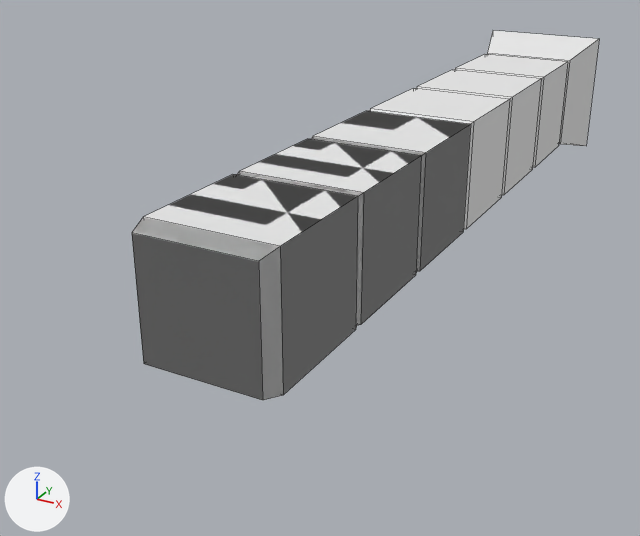
A saved change to the OBJ model mccore/src/main/resources/assets/ivv/objmodels/parts/cattail.obj.
The view is the same before and after, from a camera (50 mm lens) standing at (0.559, -2.102, 0.457) and looking at (-0.129, -0.85, -0.168). Arrows for +X, +Y and +Z are at lower left; the lights stay in place. Mesh edges are drawn as thin lines. Where no turn or scale is listed for an object, it has been applied to the vertices.

Objects in the first picture: 'tailbase', 'tailsegment1', 'tailsegment2', 'tailsegment3', 'tailsegment4alt', 'tailsegment5alt', 'tailsegment6'.
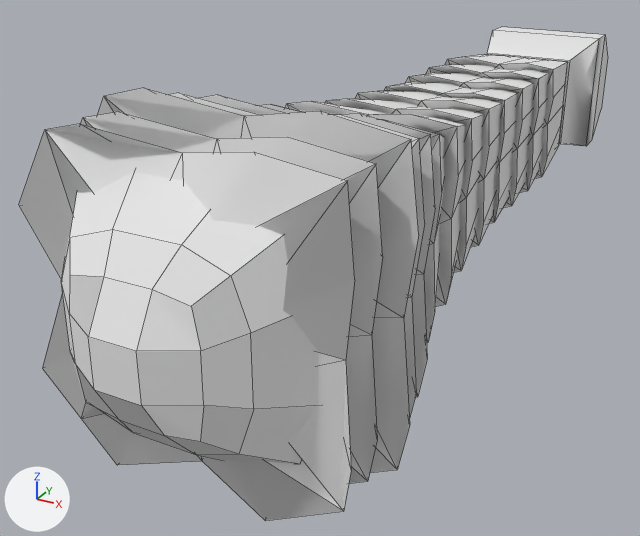
Diff of the bpy script that builds the scene:
```diff
--- a/mccore/src/main/resources/assets/ivv/objmodels/parts/cattail.obj.py
+++ b/mccore/src/main/resources/assets/ivv/objmodels/parts/cattail.obj.py
@@ me_tailbase @@
-me_tailbase.from_pydata(...)  # 8 vertices, 6 faces; spans x -0.125..0.125, y -0.125..0.0, z -0.125..0.125
+me_tailbase.from_pydata(...)  # 16 vertices, 15 faces; spans x -0.125..0.125, y -0.125..0.125, z -0.125..0.125
+# me_tailbase part 1
+# 8 vertices are added at x -0.125..0.125, y 0.062..0.125, z -0.125..0.125
+# 9 new faces join them
 me_tailbase.materials.append(mat_m_c53f9134_7edc_ba3c_8d20_3ee005933368)
@@ me_tailsegment4alt @@
-me_tailsegment4alt.from_pydata(...)  # 16 vertices, 14 faces; spans x -0.094..0.094, y -0.969..-0.719, z -0.094..0.094
+me_tailsegment4alt.from_pydata(...)  # 146 vertices, 152 faces; spans x -0.172..0.172, y -1.07..-0.719, z -0.172..0.172
+# me_tailsegment4alt part 2: a new loose piece of 69 vertices spanning x -0.172..0.172, y -1.07..-0.82, z -0.172..0.172, in mat_m_c53f9134_7edc_ba3c_8d20_3ee005933368 (white #e7e7e7)
+# me_tailsegment4alt part 3: 61 vertices added at x -0.156..0.156, y -0.969..-0.719, z -0.156..0.156
 me_tailsegment4alt.materials.append(mat_m_c53f9134_7edc_ba3c_8d20_3ee005933368)
@@ me_tailsegment5alt @@
-me_tailsegment5alt.from_pydata(...)  # 16 vertices, 14 faces; spans x -0.094..0.094, y -1.172..-0.922, z -0.094..0.094
+me_tailsegment5alt.from_pydata(...)  # 215 vertices, 221 faces; spans x -0.234..0.234, y -1.297..-0.922, z -0.234..0.234
+# me_tailsegment5alt part 4: a new loose piece of 69 vertices spanning x -0.219..0.219, y -1.258..-1.023, z -0.219..0.219, in mat_m_c53f9134_7edc_ba3c_8d20_3ee005933368 (white #e7e7e7)
+# me_tailsegment5alt part 5: a new loose piece of 69 vertices spanning x -0.234..0.234, y -1.297..-1.047, z -0.234..0.234, in mat_m_c53f9134_7edc_ba3c_8d20_3ee005933368 (white #e7e7e7)
+# me_tailsegment5alt part 6: 61 vertices added at x -0.203..0.203, y -1.172..-0.922, z -0.203..0.203
 me_tailsegment5alt.materials.append(mat_m_c53f9134_7edc_ba3c_8d20_3ee005933368)
@@ me_tailsegment6alt @@
-me_tailsegment6alt.from_pydata(...)  # 16 vertices, 14 faces; spans x -0.094..0.094, y -1.375..-1.125, z -0.094..0.094
+me_tailsegment6alt.from_pydata(...)  # 186 vertices, 185 faces; spans x -0.219..0.219, y -1.516..-1.125, z -0.219..0.219
+# me_tailsegment6alt part 7: a new loose piece of 69 vertices spanning x -0.219..0.219, y -1.43..-1.227, z -0.219..0.219, in mat_m_c53f9134_7edc_ba3c_8d20_3ee005933368 (white #e7e7e7)
+# me_tailsegment6alt part 8: a new loose piece of 40 vertices spanning x -0.172..0.172, y -1.516..-1.391, z -0.172..0.172, in mat_m_c53f9134_7edc_ba3c_8d20_3ee005933368 (white #e7e7e7)
+# me_tailsegment6alt part 9: 61 vertices added at x -0.219..0.219, y -1.352..-1.125, z -0.219..0.219
 me_tailsegment6alt.materials.append(mat_m_c53f9134_7edc_ba3c_8d20_3ee005933368)
@@ ob_tailsegment3alt @@
+ob_tailsegment3alt = bpy.data.objects.new('tailsegment3alt', me_tailsegment3alt)  # 138 vertices, 138 faces; spans x -0.141..0.141, y -0.867..-0.516, z -0.141..0.141; in mat_m_c53f9134_7edc_ba3c_8d20_3ee005933368 (white #e7e7e7)
+ob_tailsegment3alt.location = (0.0, 0.0, 0.0)
@@ ob_tailsegment2alt @@
+ob_tailsegment2alt = bpy.data.objects.new('tailsegment2alt', me_tailsegment2alt)  # 138 vertices, 138 faces; spans x -0.125..0.125, y -0.664..-0.312, z -0.125..0.125; in mat_m_c53f9134_7edc_ba3c_8d20_3ee005933368 (white #e7e7e7)
+ob_tailsegment2alt.location = (0.0, 0.0, 0.0)
@@ ob_tailsegment1alt @@
+ob_tailsegment1alt = bpy.data.objects.new('tailsegment1alt', me_tailsegment1alt)  # 138 vertices, 138 faces; spans x -0.125..0.125, y -0.461..-0.109, z -0.125..0.125; in mat_m_c53f9134_7edc_ba3c_8d20_3ee005933368 (white #e7e7e7)
+ob_tailsegment1alt.location = (0.0, 0.0, 0.0)
```

Boxes [x1, y1, x2, y2] around the edits, measured in the pictures (640 x 536 px):
'tailsegment6alt', reshaped (not visible before)
    after: [19, 112, 383, 521]
'tailsegment5alt', reshaped (83% wider, 105% taller)
    before: [238, 139, 422, 326]
    after: [97, 88, 435, 473]
'tailsegment4alt', reshaped
    before: [311, 111, 471, 272]
    after: [260, 101, 465, 342]
'tailsegment3alt', added
    after: [325, 90, 501, 272]
'tailbase', reshaped (8% wider)
    before: [487, 31, 599, 146]
    after: [487, 27, 608, 146]
'tailsegment2alt', added
    after: [384, 73, 534, 223]
'tailsegment1alt', added
    after: [426, 54, 568, 193]
part 1 of me_tailbase, added
    after: [493, 27, 608, 146]
part 2 of me_tailsegment4alt, added
    after: [260, 104, 444, 342]
part 3 of me_tailsegment4alt, added
    after: [285, 101, 465, 306]
part 4 of me_tailsegment5alt, added
    after: [169, 93, 425, 419]
part 5 of me_tailsegment5alt, added
    after: [97, 88, 419, 473]
part 6 of me_tailsegment5alt, added
    after: [200, 95, 435, 397]
part 7 of me_tailsegment6alt, added
    after: [19, 124, 355, 521]
part 8 of me_tailsegment6alt, added
    after: [61, 172, 318, 464]
part 9 of me_tailsegment6alt, added
    after: [81, 112, 383, 483]
'tailsegment6', unchanged, covered by the edit
    before: [132, 174, 359, 400]
'tailsegment3', unchanged, covered by the edit
    before: [369, 88, 510, 230]
'tailsegment2', unchanged, covered by the edit
    before: [416, 70, 541, 196]
'tailsegment1', unchanged, covered by the edit
    before: [455, 54, 568, 168]
